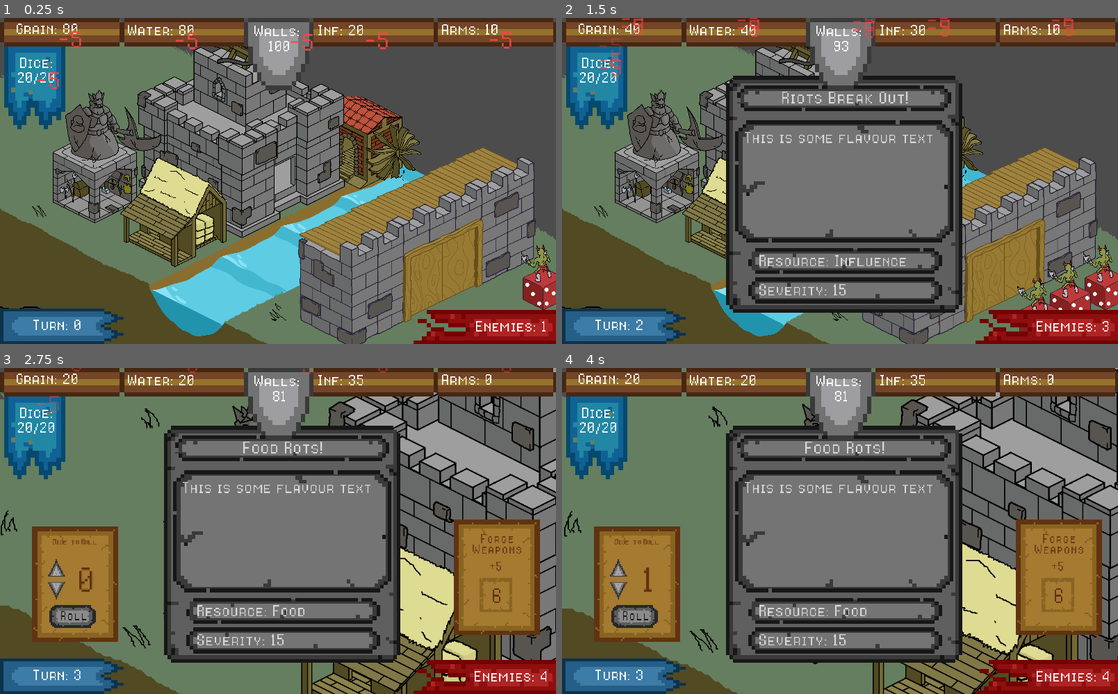
Above: before the commit, frames 1-4 (two rows, left to right).
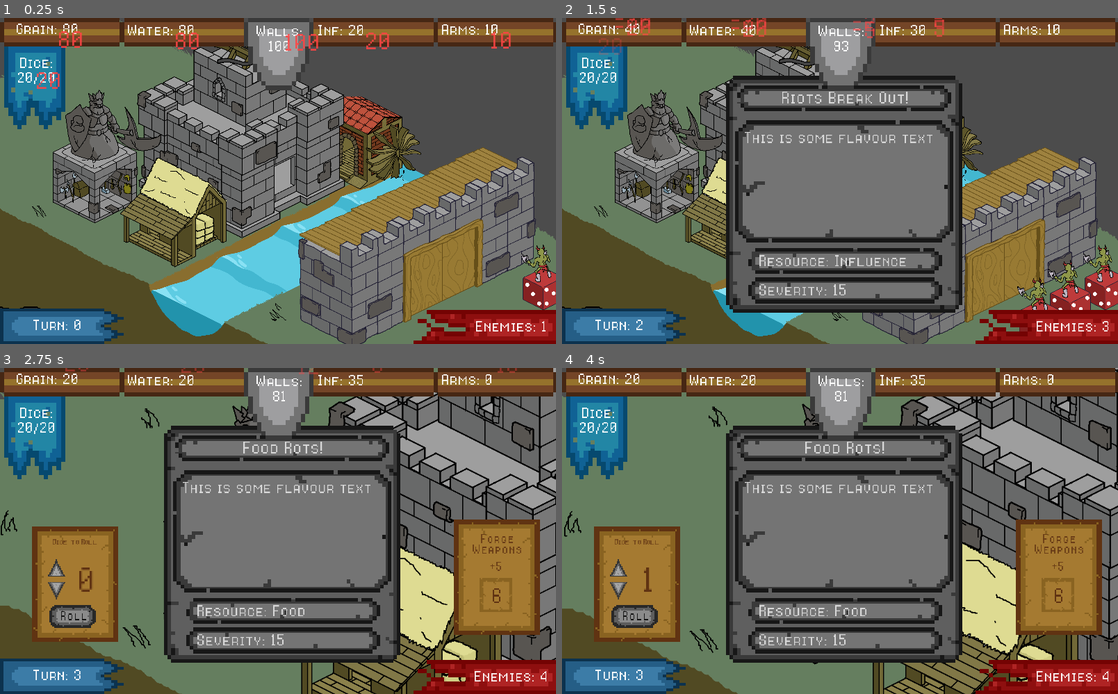
Above: after the commit, the same moments.

Repository: CapsCollective/rng-stronghold
Game: Godot game, scene res://scenes/main.tscn
Same seed, same stepped clock (60 frames per second), same inputs: the game is played once before the commit and once after it.
Inputs (mouse positions are in pixels of both pictures, inside the frame that each line leads up to):
- Up to frame 1 (0.25 s): no input
- Up to frame 2 (1.5 s): tap Enter (ui_accept) at 0.5, 0.77 s; move the mouse to (934, 145) at 0.52 s; press the mouse at (934, 145) at 0.53 s; move the mouse to (801, 135) at 1.27 s; release the mouse at (801, 135) at 1.28 s; right-click (801, 135) at 1.35 s; click (801, 135) at 1.42 s
- Up to frame 3 (2.75 s): tap Enter (ui_accept) at 1.52 s; move the mouse to (105, 508) at 2.02 s; press the mouse at (105, 508) at 2.03 s
- Up to frame 4 (4 s): release the mouse at (667, 508) at 2.75 s; click "Roll" at 2.75 s; click (617, 566) at 3.5 s

The runs differ from the first frame. In frame 1, 0.7% of the frame differs, in the area x 6-92%, y 2-22%; in frame 2, 0.8%, in the area x 6-92%, y 0-18%; in frame 3, 0.3%; in frame 4, 0.1%.

Commit message:
Made resource bar deliver stat updates for each field

Diff:
--- a/scripts/resource_bar.gd
+++ b/scripts/resource_bar.gd
@@ -1,24 +1,32 @@
 extends Control
 
-onready var game_manager = $"../../"
 var negation_label_scene = preload("res://scenes/negation_label.tscn")
 
+onready var game_manager = $"../../"
+onready var label_fields = {
+	$GrainLabel: ["Grain: ", "grain"],
+	$WaterLabel: ["Water: ", "water"],
+	$InfluenceLabel: ["Inf: ", "influence"],
+	$WeaponsLabel: ["Arms: ", "arms"],
+	$WallsLabel: ["Walls:\n", "walls"],
+	$DiceLabel: ["Dice: ", "dice"],
+}
+
 func update_labels():
-	$GrainLabel.text = "Grain: " + str(game_manager.grain)
-	$WaterLabel.text = "Water: " + str(game_manager.water)
-	$InfluenceLabel.text = "Inf: " + str(game_manager.influence)
-	$WeaponsLabel.text = "Arms: " + str(game_manager.arms)
-	$WallsLabel.text = "Walls: " +   "\n" + str(game_manager.walls)
 	$TurnLabel.text = "Turn: " + str(game_manager.turn)
 	$EnemiesLabel.text = "Enemies: " + str(game_manager.enemies)
-	$DiceLabel.text = "Dice: " + str(game_manager.turn_dice) + "/" + str(game_manager.dice)
 
-	display_label($GrainLabel, -5)
-	display_label($WaterLabel, -5)
-	display_label($InfluenceLabel, -5)
-	display_label($WeaponsLabel, -5)
-	display_label($WallsLabel, -5)
-	display_label($DiceLabel, -5)
+	for label in label_fields.keys():
+		var old_value = int(label.text)
+		var new_value = game_manager.get(label_fields[label][1])
+		if label == $DiceLabel:
+			old_value = int(label.text.right(label.text.find ("/")))
+			$DiceLabel.text = "Dice: " + str(game_manager.turn_dice) + "/" + str(game_manager.dice)
+		else:
+			label.text = label_fields[label][0] + str(new_value)
+		var difference = new_value - old_value
+		if difference != 0:
+			display_label(label, str(difference))
 
 func display_label(resource_label, amount):
 	var negation_label = negation_label_scene.instance()
